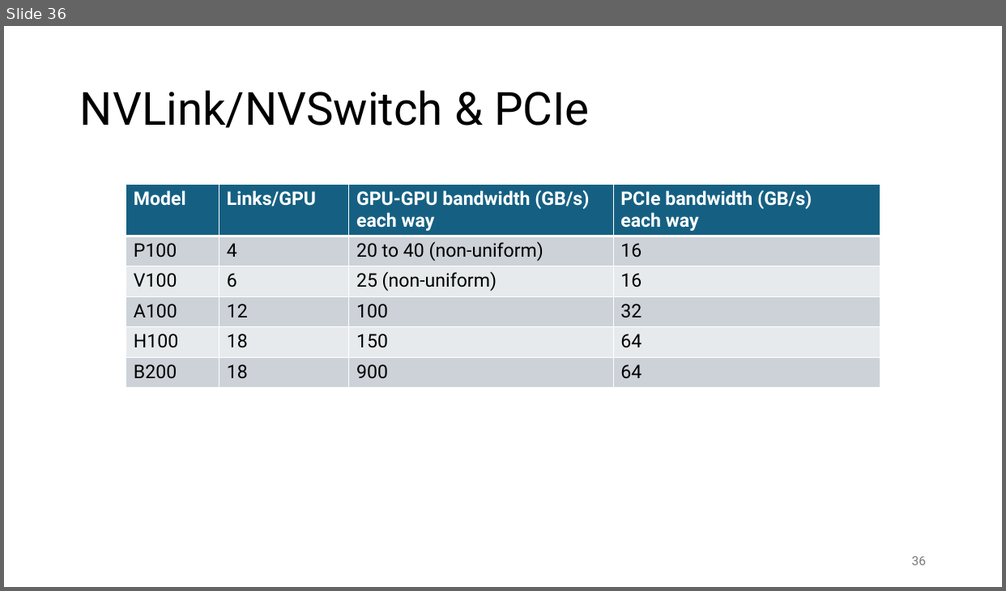
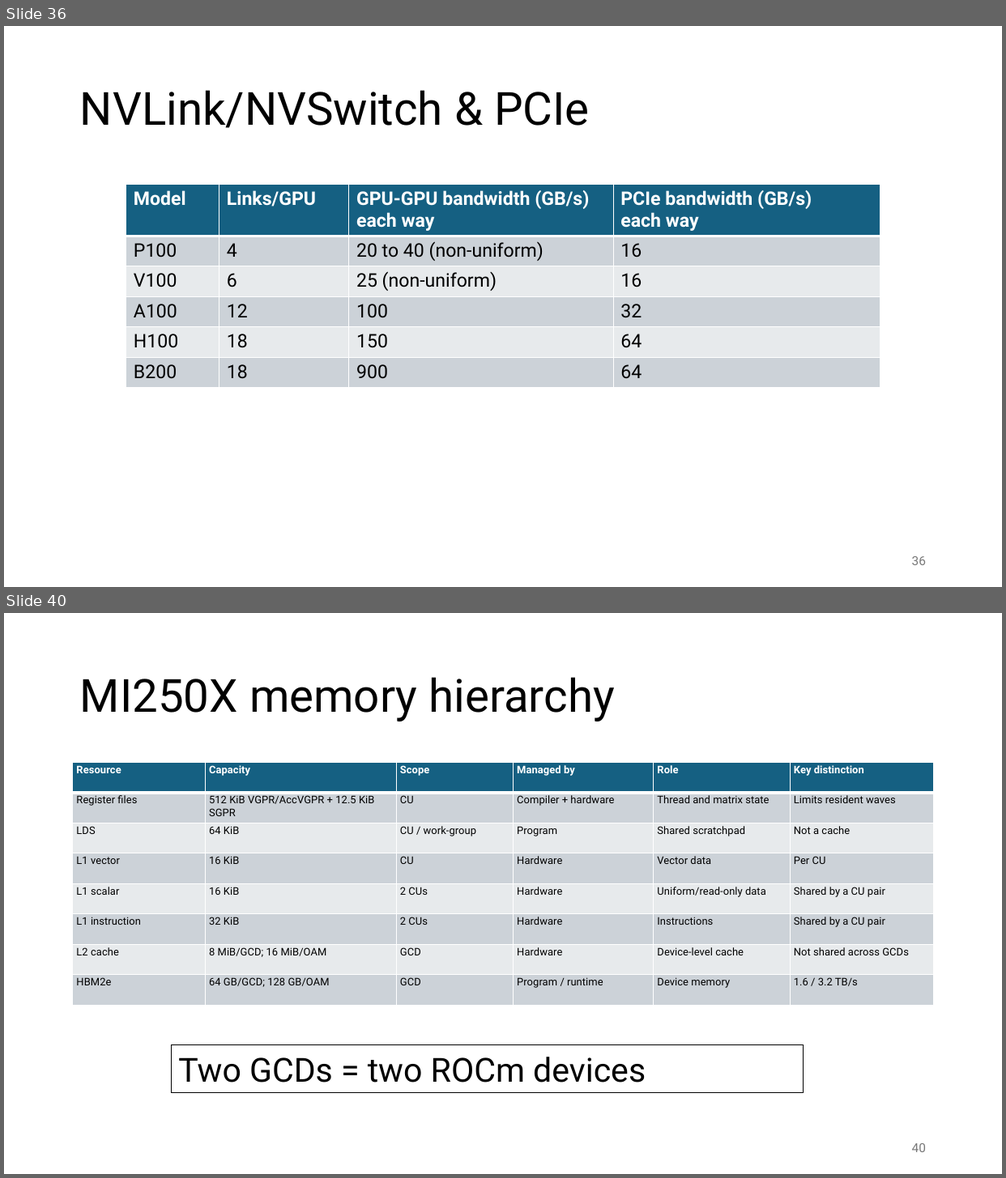
Before and after one commit to gjbex/GPU-programming, a slide deck: gpu_programming.pptx. Shown one above the other, each under a label of ours: slide 36 before the commit, slides 36 and 40 after it; the slides between them are not shown. The pictures are 1006x591 and 1006x1178 pixels, drawn with LibreOffice and Linux fonts; fonts in the diff are those of the drawing. Boxes give left, top, right and bottom in pixels: in the first picture for what was removed or moved away, otherwise in the second. Text is boxed around its words. In the diff, an @@ line names an element or a change of style, - is before the commit and + after.

```diff
--- a/gpu_programming.pptx
+++ b/gpu_programming.pptx
@@ slide 40 added at (x1=4, y1=613, x2=1002, y2=1174), background #FFFFFF @@
@@ title added at (x1=80, y1=677, x2=614, y2=722), 44 pt, text #000000 @@
+MI250X memory hierarchy
@@ table added at (x1=73, y1=763, x2=934, y2=1005), 8 rows, 6 columns @@
+Resource | Capacity | Scope | Managed by | Role | Key distinction
+Register files | 512 KiB VGPR/AccVGPR + 12.5 KiB SGPR | CU | Compiler + hardware | Thread and matrix state | Limits resident waves
+LDS | 64 KiB | CU / work-group | Program | Shared scratchpad | Not a cache
+L1 vector | 16 KiB | CU | Hardware | Vector data | Per CU
+L1 scalar | 16 KiB | 2 CUs | Hardware | Uniform/read-only data | Shared by a CU pair
+L1 instruction | 32 KiB | 2 CUs | Hardware | Instructions | Shared by a CU pair
+L2 cache | 8 MiB/GCD; 16 MiB/OAM | GCD | Hardware | Device-level cache | Not shared across GCDs
+HBM2e | 64 GB/GCD; 128 GB/OAM | GCD | Program / runtime | Device memory | 1.6 / 3.2 TB/s
@@ rectangle added at (x1=171, y1=1046, x2=803, y2=1093), outline #000000 0.75 pt, 32 pt, text #000000 @@
+Two GCDs = two ROCm devices
@@ page number added at (x1=912, y1=1144, x2=926, y2=1152), 12 pt, text #797979 @@
+40
```
Also in this commit, not shown: 24 slides changed, 4 other slides added.
